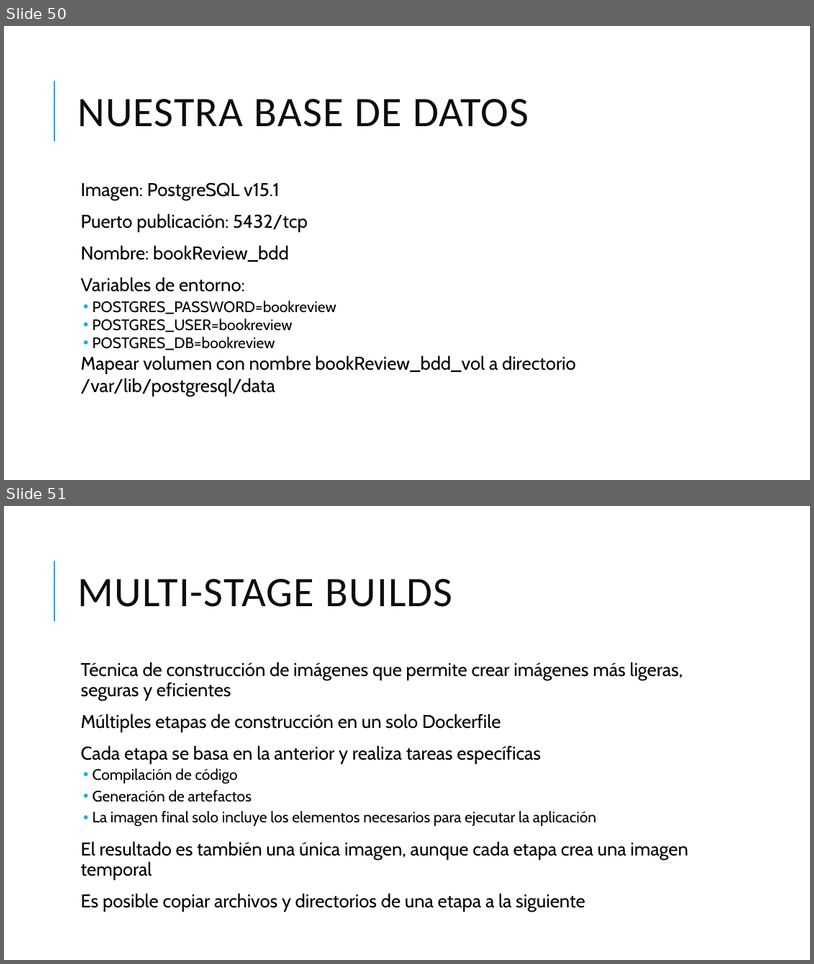
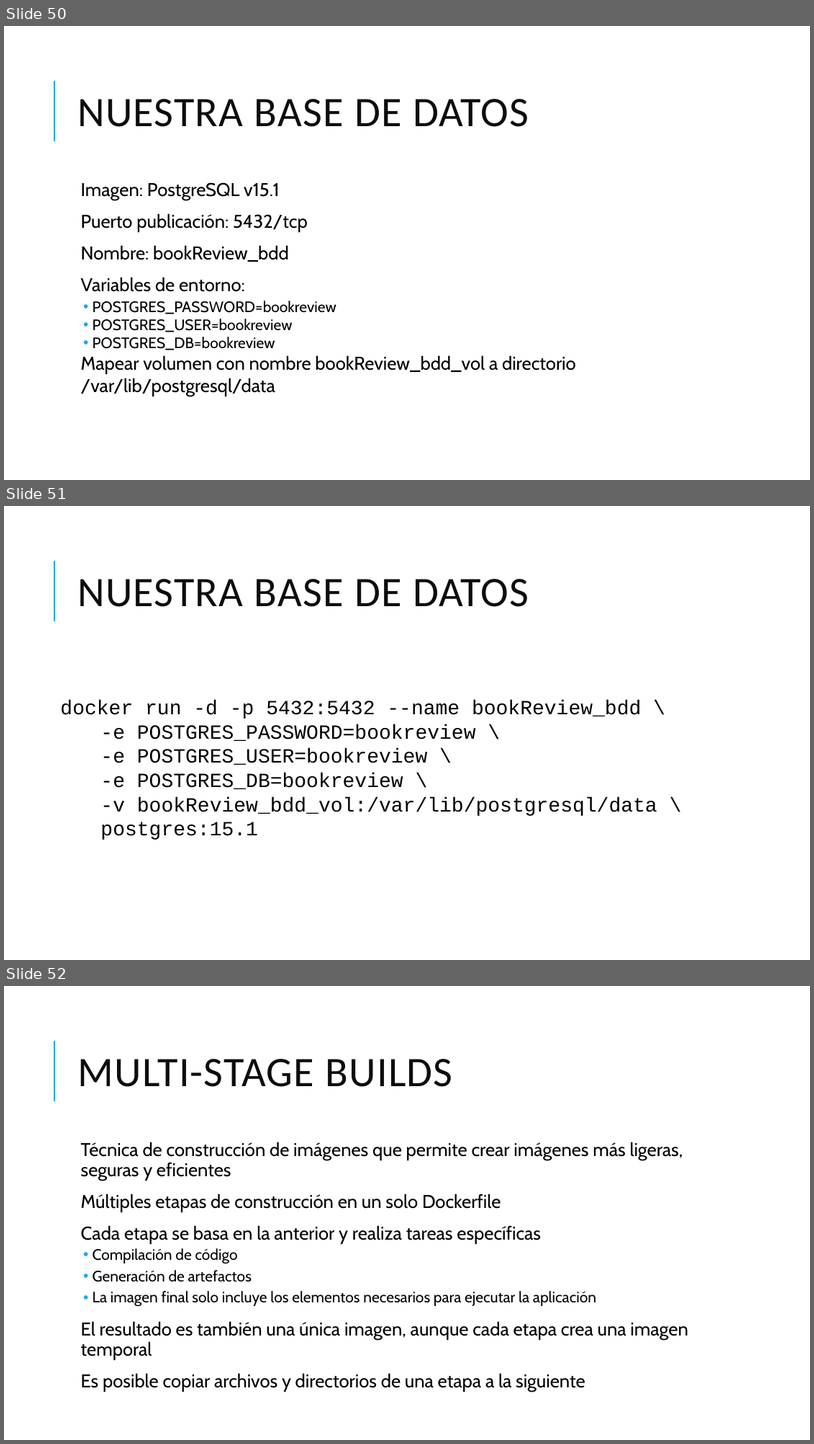
Before and after one commit to grupoinetel/curso-devops-ulpgc, a slide deck: ppt/curso-devops-ulpgc-docker.pptx. Shown one above the other, each under a label of ours: slides 50 and 51 before the commit, slides 50, 51 and 52 after it. The pictures are 814x964 and 814x1444 pixels, drawn with LibreOffice and Linux fonts; fonts in the diff are those of the drawing; background and template pictures are left out. Boxes give left, top, right and bottom in pixels: in the first picture for what was removed or moved away, otherwise in the second. Text is boxed around its words. In the diff, an @@ line names an element or a change of style, - is before the commit and + after.

```diff
--- a/ppt/curso-devops-ulpgc-docker.pptx
+++ b/ppt/curso-devops-ulpgc-docker.pptx
@@ slide 51 added at (4, 506, 810, 960), background #FFFFFF; not listed: 1 template element that a slide beside it also shows @@
@@ title added at (77, 579, 529, 607), 50 pt, text #0D0D0D @@
+NUESTRA BASE DE DATOS
@@ text added at (60, 700, 658, 839), 24 pt, text #000000 @@
+docker run -d -p 5432:5432 --name bookReview_bdd \
+  -e POSTGRES_PASSWORD=bookreview \
+  -e POSTGRES_USER=bookreview \
+  -e POSTGRES_DB=bookreview \
+  -v bookReview_bdd_vol:/var/lib/postgresql/data \
+  postgres:15.1
@@ what was slide 51 is now slide 52 @@
```
Also in this commit, not shown: 2 slides changed, 3 other slides added.
